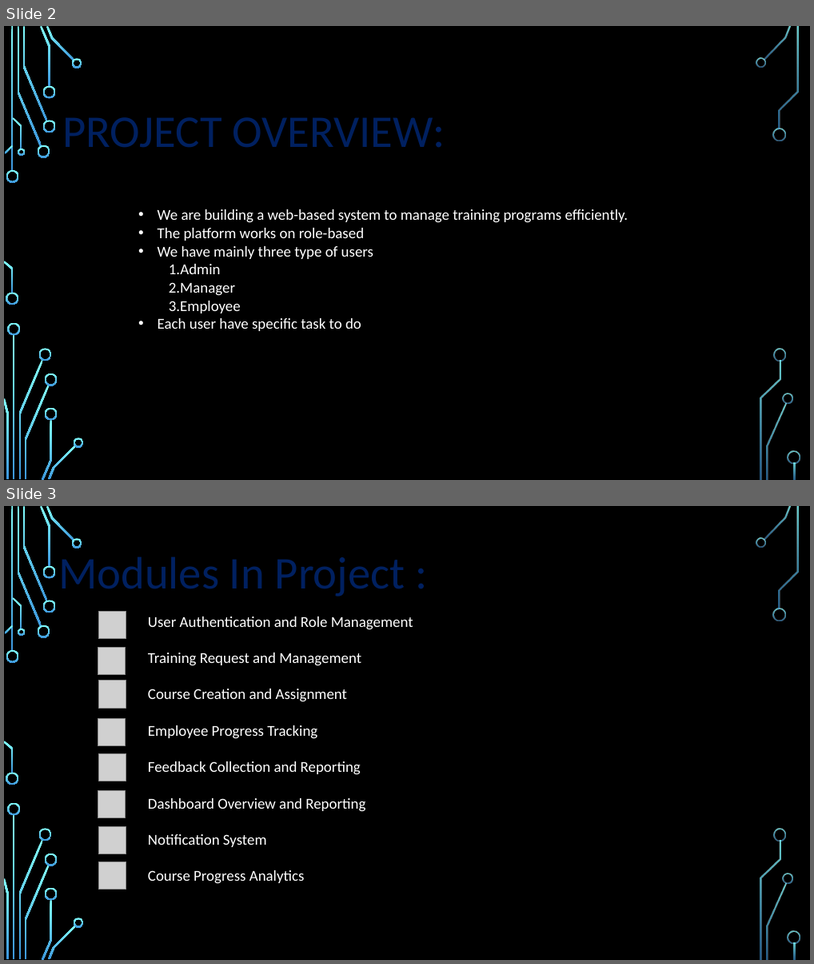
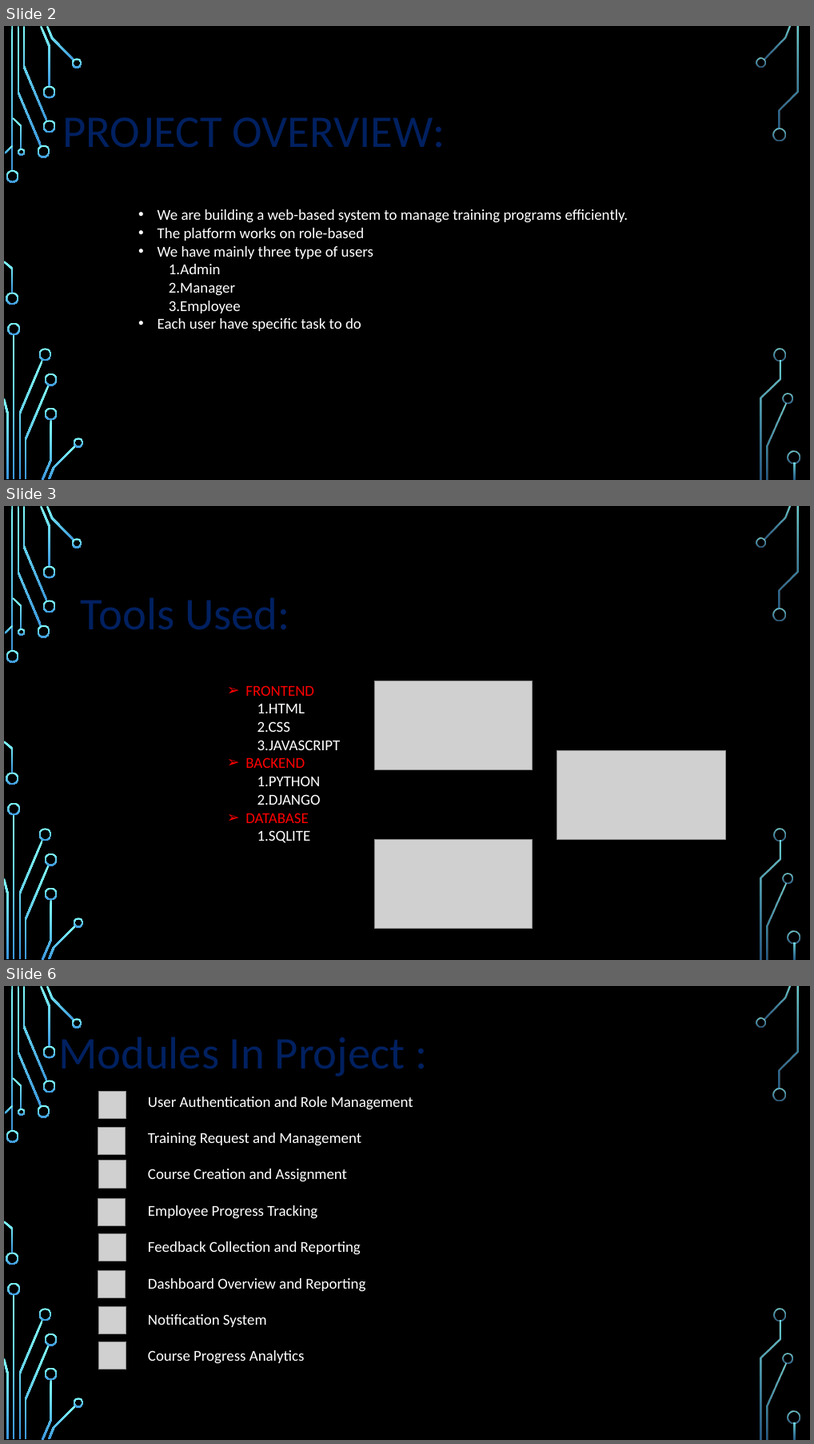
Before and after one commit to Jabitha2003/LMS-PROJECT, a slide deck: LMS-PPT.pptx. Shown one above the other, each under a label of ours: slides 2 and 3 before the commit, slides 2, 3 and 6 after it; the slides between them are not shown. The pictures are 814x964 and 814x1444 pixels, drawn with LibreOffice and Linux fonts; fonts in the diff are those of the drawing; grey boxes stand for pictures; background and template pictures are left out. Boxes give left, top, right and bottom in pixels: in the first picture for what was removed or moved away, otherwise in the second. Text is boxed around its words. In the diff, an @@ line names an element or a change of style, - is before the commit and + after.

```diff
--- a/LMS-PPT.pptx
+++ b/LMS-PPT.pptx
@@ slide 3 added at (x1=4, y1=506, x2=810, y2=960), background picture (left out); not listed: 36 template elements that a slide beside it also shows @@
@@ text added at (x1=4, y1=581, x2=387, y2=642), 54 pt, text #002060 @@
+Tools Used:
@@ text added at (x1=246, y1=685, x2=341, y2=843), 18 pt, text #FFFFFF @@
+➢ FRONTEND
+1.HTML
+2.CSS
+3.JAVASCRIPT
+➢ BACKEND
+1.PYTHON
+2.DJANGO
+➢ DATABASE
+  1.SQLITE
@@ picture added at (x1=375, y1=681, x2=532, y2=770) @@
@@ picture added at (x1=557, y1=751, x2=726, y2=840) @@
@@ picture added at (x1=375, y1=840, x2=532, y2=928) @@
@@ what was slide 3 is now slide 6 @@
```
Also in this commit, not shown: 8 slides changed, 6 other slides added.
